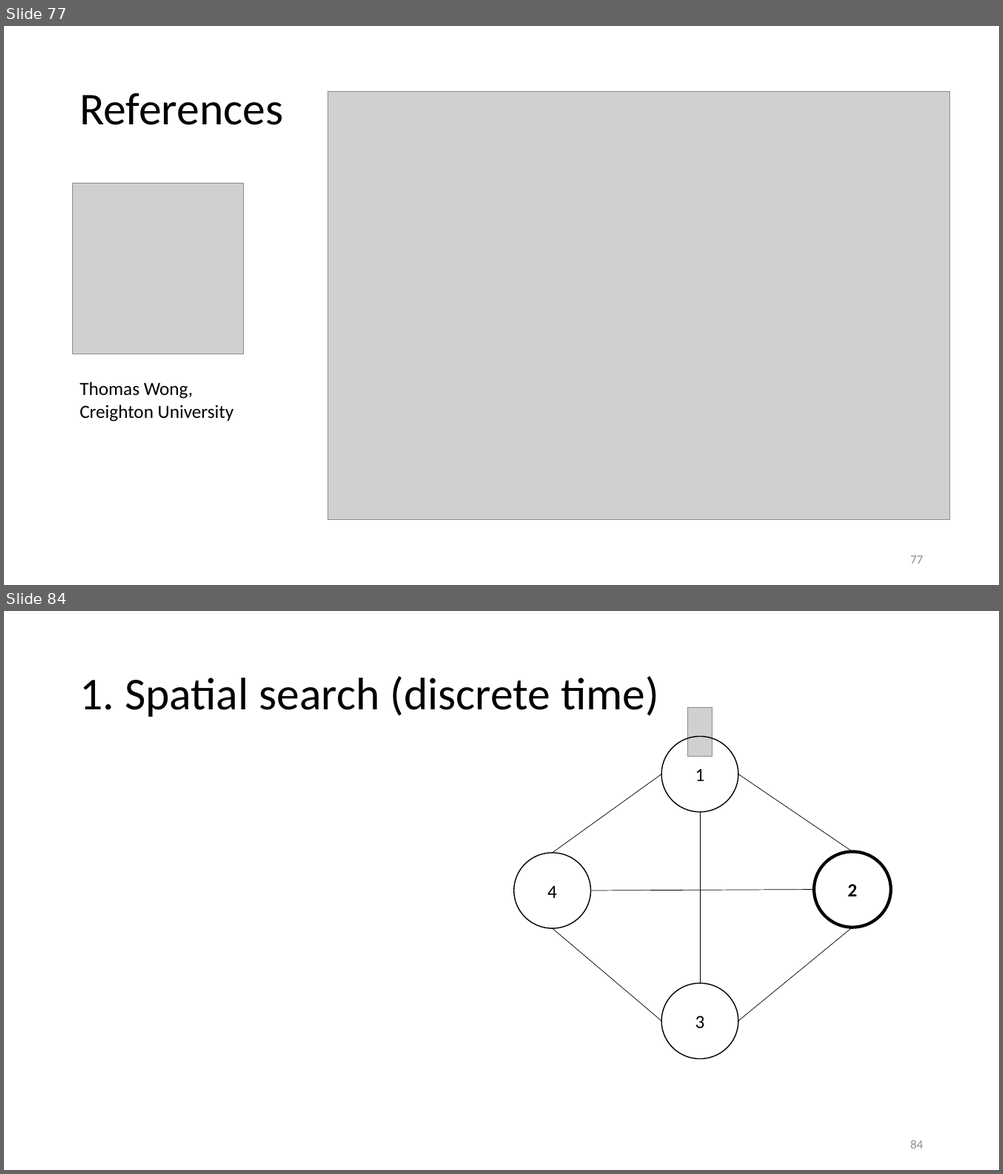
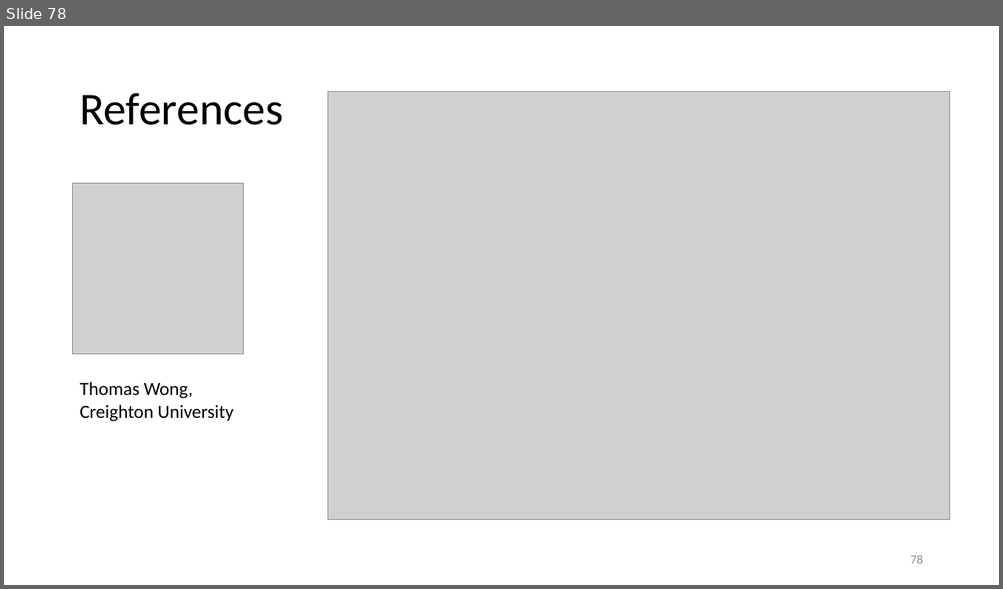
Before and after one commit to vutuanhai237/CourseMaterialsUIT, a slide deck: SExxx-Programming for quantum computer/Slide/4. quantum algo.pptx. Shown one above the other, each under a label of ours: slides 77 and 84 before the commit, slide 78 after it; the slides between them are not shown. The pictures are 1003x1174 and 1003x589 pixels, drawn with LibreOffice and Linux fonts; fonts in the diff are those of the drawing; grey boxes stand for pictures. Boxes give left, top, right and bottom in pixels: in the first picture for what was removed or moved away, otherwise in the second. Text is boxed around its words. In the diff, an @@ line names an element or a change of style, - is before the commit and + after.

```diff
--- a/SExxx-Programming for quantum computer/Slide/4. quantum algo.pptx
+++ b/SExxx-Programming for quantum computer/Slide/4. quantum algo.pptx
@@ slide 84 removed at [4,611,999,1170], background #FFFFFF @@
@@ title removed at [79,676,659,717] @@
-1. Spatial search (discrete time)
@@ picture removed at [688,708,712,757] @@
@@ ellipse removed at [661,736,738,812] @@
-1
@@ line removed from (661, 775) to (552, 853) @@
@@ line removed from (738, 775) to (852, 852) @@
@@ line removed from (700, 812) to (700, 983) @@
@@ ellipse removed at [514,853,590,928] @@
-4
@@ ellipse removed at [814,852,891,927] @@
-2
@@ line removed from (590, 891) to (814, 890) @@
@@ line removed from (661, 1022) to (552, 929) @@
@@ line removed from (738, 1022) to (852, 927) @@
@@ ellipse removed at [661,983,738,1059] @@
-3
@@ page number removed at [910,1140,922,1149] @@
-84
@@ what was slide 77 is now slide 78 @@
@@ page number at [910,555,922,564]: text changed @@
-77
+78
```
Also in this commit, not shown: 9 slides changed, 1 slide added, 23 other slides removed, 7 other files.
